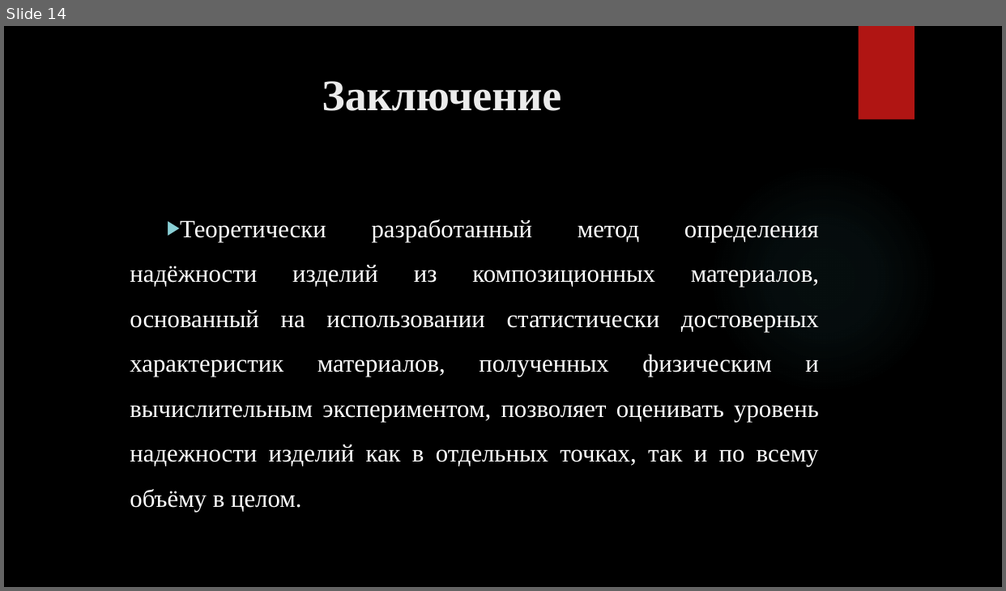
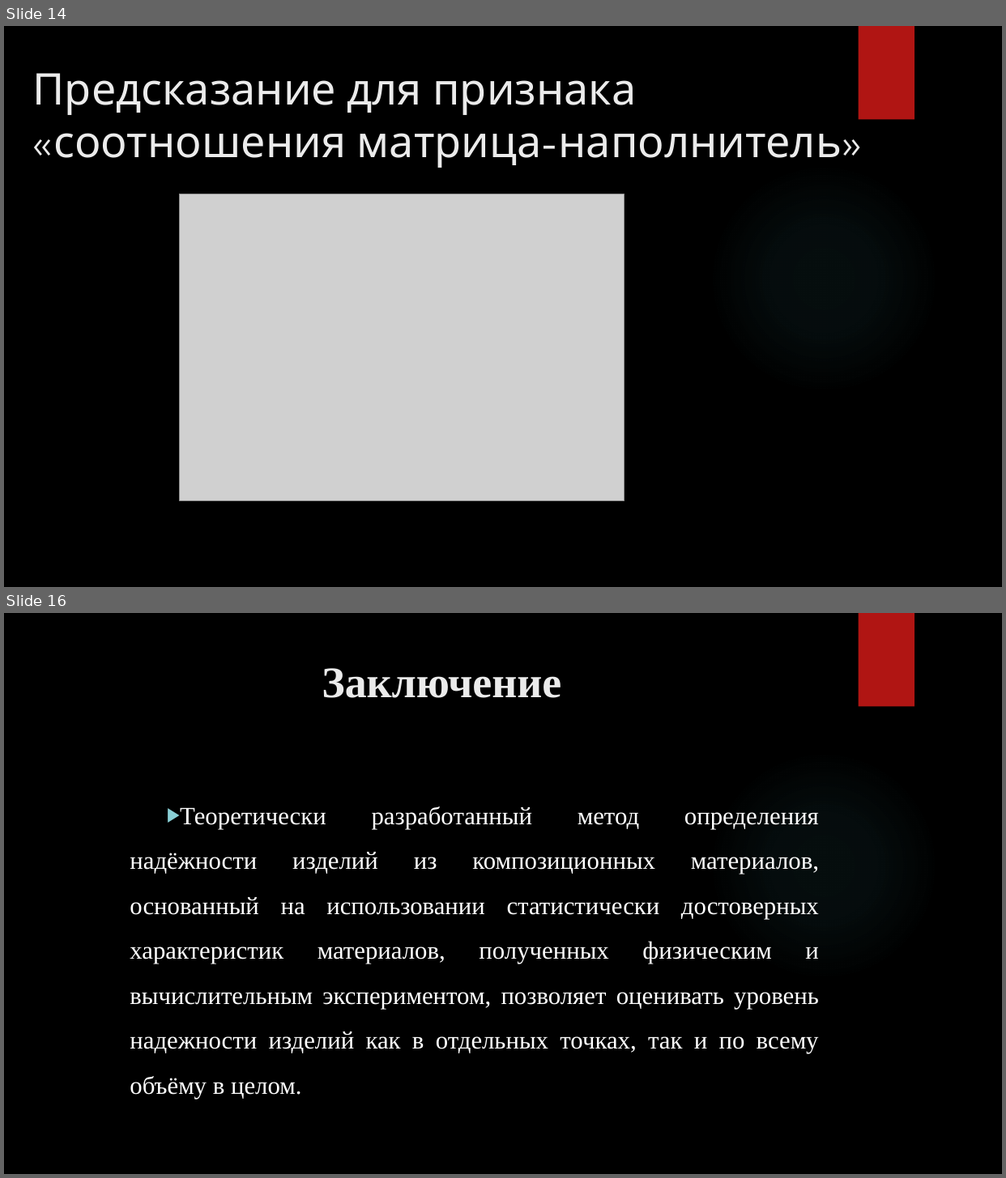
Before and after one commit to vsevolod008/bmstu_qualifying_work, a slide deck: Презентация_Терещук_ВО.pptx. Shown one above the other, each under a label of ours: slide 14 before the commit, slides 14 and 16 after it; the slides between them are not shown. The pictures are 1006x591 and 1006x1178 pixels, drawn with LibreOffice and Linux fonts; fonts in the diff are those of the drawing; grey boxes stand for pictures; background and template pictures are left out. Boxes give left, top, right and bottom in pixels: in the first picture for what was removed or moved away, otherwise in the second. Text is boxed around its words. In the diff, an @@ line names an element or a change of style, - is before the commit and + after.

```diff
--- a/Презентация_Терещук_ВО.pptx
+++ b/Презентация_Терещук_ВО.pptx
@@ slide 14 added at [4,26,1002,587], background picture (left out); not listed: 2 template elements that a slide beside it also shows @@
@@ title added at [33,73,842,168], 42 pt, text #EBEBEB @@
+Предсказание для признака «соотношения матрица-наполнитель»
@@ picture added at [179,194,624,501] @@
@@ what was slide 14 is now slide 16 @@
```
Also in this commit, not shown: 4 slides changed, 1 other slide added, 16 other files.
